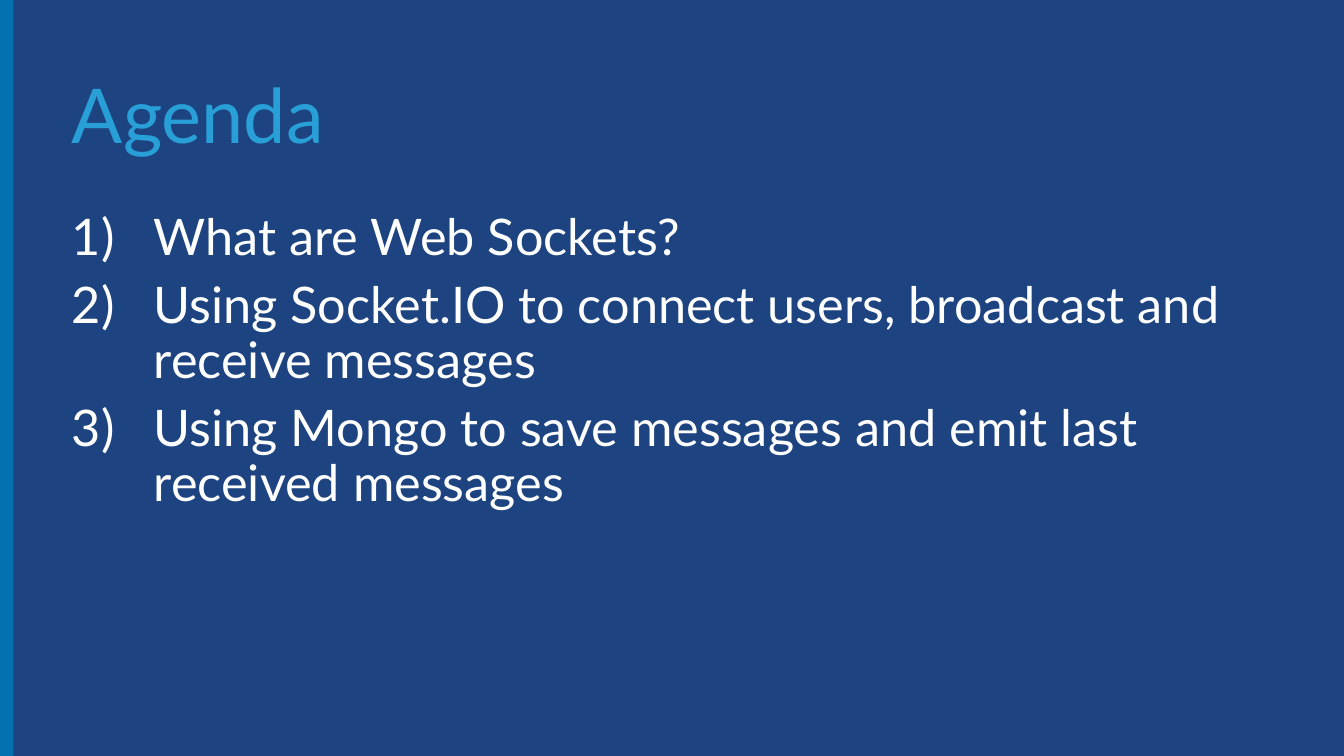
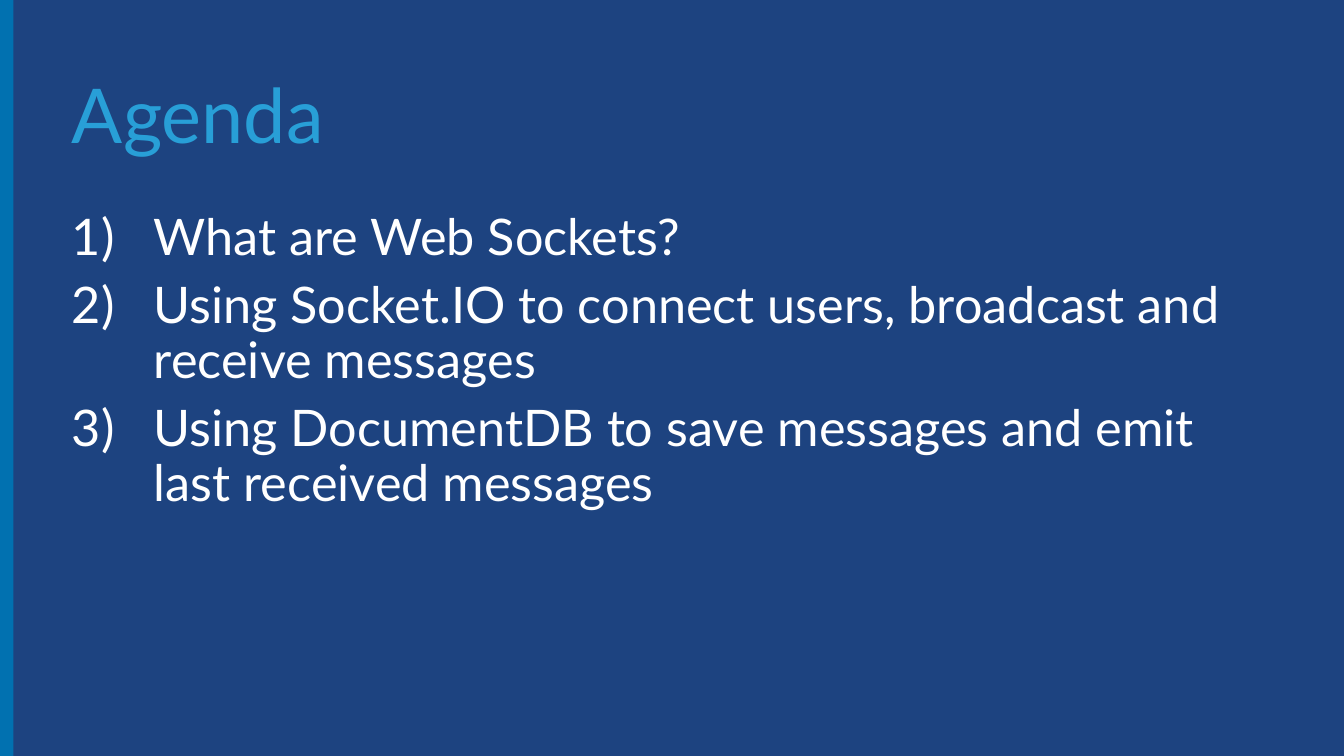
Before and after one commit to Microsoft-Web/NodeCamp, a slide deck: slide 2 of Presentation/BuildingTheBackend/BuildingTheBackend.pptx. Drawn at 1344x756 pixels with LibreOffice and Linux fonts; fonts in the diff are those of the drawing; background and template pictures are left out. Boxes give left, top, right and bottom in pixels: in the first picture for what was removed or moved away, otherwise in the second. Text is boxed around its words. In the diff, an @@ line names an element or a change of style, - is before the commit and + after.

```diff
--- a/Presentation/BuildingTheBackend/BuildingTheBackend.pptx
+++ b/Presentation/BuildingTheBackend/BuildingTheBackend.pptx
@@ text at box(154, 409, 1194, 510): text changed @@
-3) Using Mongo to save messages and emit last received messages
+3) Using DocumentDB to save messages and emit last received messages
```
Also in this commit, not shown: 1 other slide changed, 4 slides added, 1 slide removed, 17 other files.
